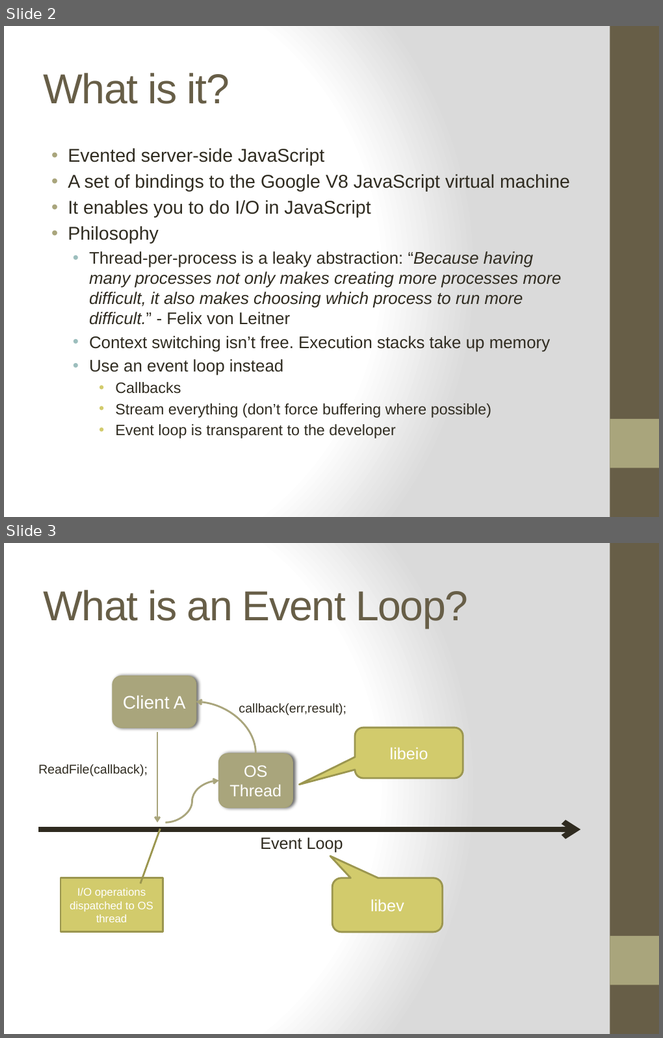
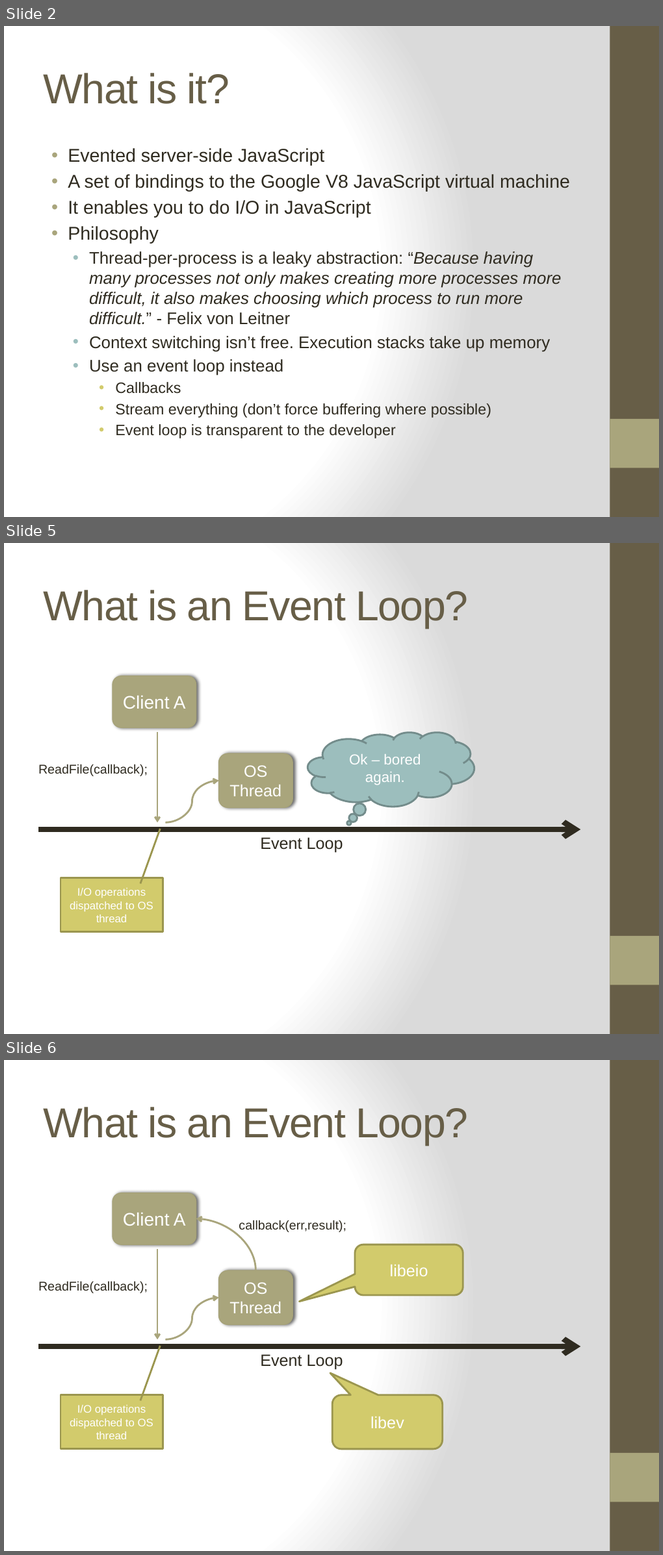
Before and after one commit to ifandelse/DevLink-2011---Getting-Started-With-Nodejs, a slide deck: PowerPoint/GettingStartedWithNodejs.pptx. Shown one above the other, each under a label of ours: slides 2 and 3 before the commit, slides 2, 5 and 6 after it; the slides between them are not shown. The pictures are 663x1038 and 663x1555 pixels, drawn with LibreOffice and Linux fonts; fonts in the diff are those of the drawing. Boxes give left, top, right and bottom in pixels: in the first picture for what was removed or moved away, otherwise in the second. Text is boxed around its words. In the diff, an @@ line names an element or a change of style, - is before the commit and + after.

```diff
--- a/PowerPoint/GettingStartedWithNodejs.pptx
+++ b/PowerPoint/GettingStartedWithNodejs.pptx
@@ slide 5 added at (x1=4, y1=543, x2=659, y2=1034), background gradient #FFFFFF to #DADADA; not listed: 2 template elements that a slide beside it also shows @@
@@ title added at (x1=43, y1=590, x2=468, y2=628), 46 pt, text #675E47 @@
+What is an Event Loop?
@@ rounded rectangle added at (x1=113, y1=676, x2=196, y2=728), fill #A9A57C, outline #A6A278 1 pt, 20 pt, text #FFFFFF @@
+Client A
@@ arrow added from (157, 732) to (157, 823), #A9A57C 2 pt @@
@@ thought cloud added at (x1=308, y1=732, x2=475, y2=806), fill #9CBEBD, outline #738D8C 2 pt, 16 pt, text #FFFFFF @@
+Ok – bored again.
@@ rounded rectangle added at (x1=219, y1=754, x2=293, y2=808), fill #A9A57C, outline #A6A278 1 pt, 18 pt, text #FFFFFF @@
+OS Thread
@@ text added at (x1=38, y1=764, x2=148, y2=776), 14 pt, text #2F2B20 @@
+ReadFile(callback);
@@ curved arrow added from (165, 823) to (219, 781), #A9A57C 2 pt @@
@@ arrow added from (38, 830) to (581, 830), #2F2B20 6 pt @@
@@ text added at (x1=260, y1=837, x2=343, y2=852), 18 pt, text #2F2B20 @@
+Event Loop
@@ border callout added at (x1=61, y1=878, x2=163, y2=932), fill #D2CB6C, outline #9B9650 2 pt, 12 pt, text #FFFFFF @@
+I/O operations dispatched to OS thread
@@ what was slide 3 is now slide 6 @@
```
Also in this commit, not shown: 6 other slides added.
